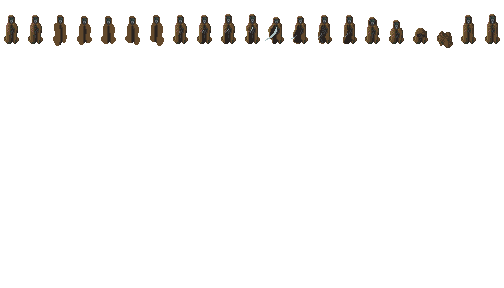
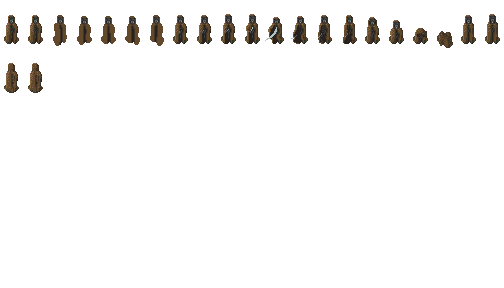
Layers edited between the first and the second 504px x 288px image:
painted on "figure" over [4, 34, 327, 93]
